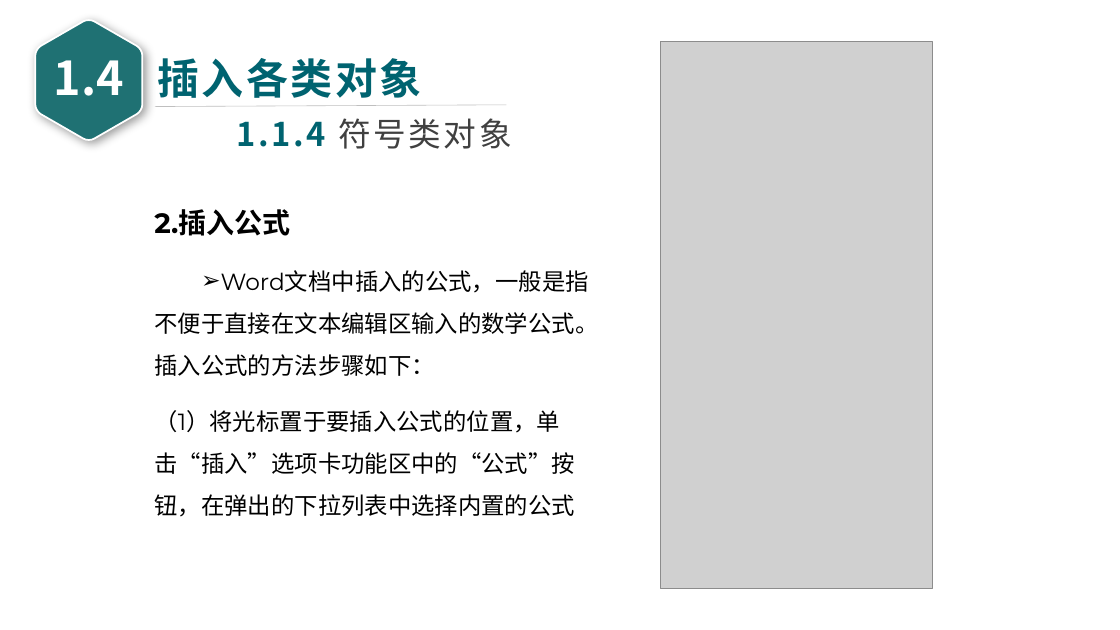
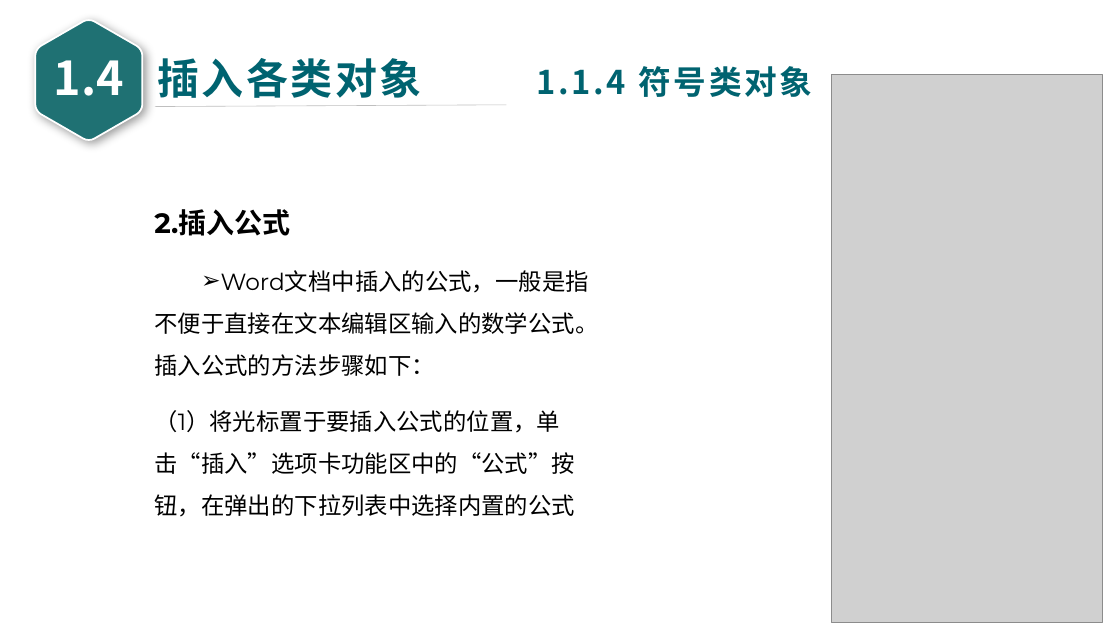
Before and after one commit to glplaman/glplaman.github.io, a slide deck: slide 79 of office/file/wps PPT/第1章 WPS文字文档编辑 - glpla.pptx. Drawn at 1120x630 pixels with LibreOffice and Linux fonts; fonts in the diff are those of the drawing; grey boxes stand for pictures. Boxes give left, top, right and bottom in pixels: in the first picture for what was removed or moved away, otherwise in the second. Text is boxed around its words. In the diff, an @@ line names an element or a change of style, - is before the commit and + after.

```diff
--- a/office/file/wps PPT/第1章 WPS文字文档编辑 - glpla.pptx
+++ b/office/file/wps PPT/第1章 WPS文字文档编辑 - glpla.pptx
@@ text "1.1.4 符号类对象": place and size @@
-text "1.1.4 符号类对象" at bbox=[236, 118, 511, 149]
+text "1.1.4 符号类对象" at bbox=[537, 66, 812, 97]
@@ text "1.1.4 符号类对象" at bbox=[537, 66, 812, 97]: text colour #404040 to #006370, bold on in "符号类对象" @@
@@ picture: place and size @@
-picture at bbox=[661, 41, 933, 589]
+picture at bbox=[832, 75, 1103, 623]
```
Also in this commit, not shown: 91 other slides changed, 9 other files.
